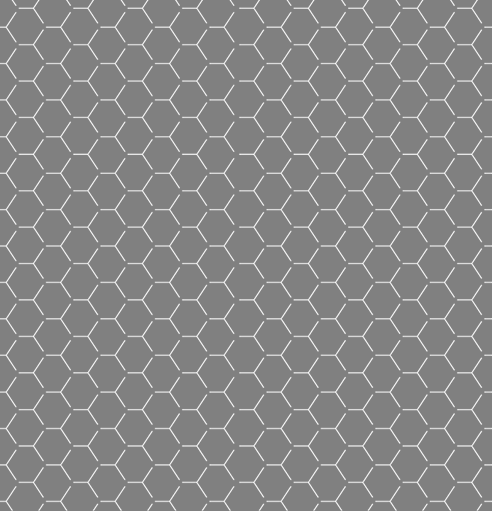
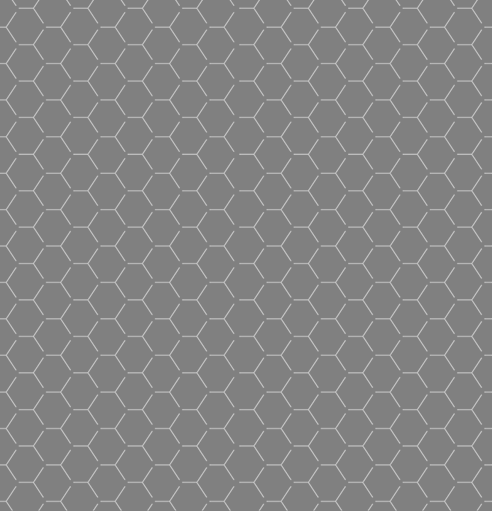
Before/after of a (492, 511) layered artwork. What changed in the layer stack:
"Layer 1": opacity 100% → 58% over [0, 0, 492, 511]
